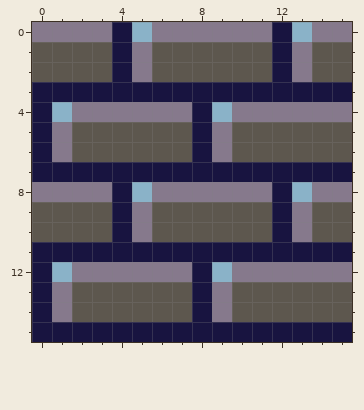
Two states of a pixel-art sprite, gfx/brick.png. Above is the file before it was changed.
The file is 64x64 pixels, drawn in blocks of 4x4; one block is one cell here.
New version:
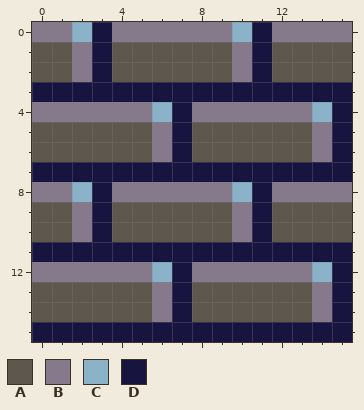
Palette (. is transparent): A #5d574e  B #86798c  C #8ab2c8  D #181440
From old to new:
y 0: x 2..5 BBDC -> CDBB; x 10..13 BBDC -> CDBB
y 1..2: x 2..5 AADB -> BDAA; x 10..13 AADB -> BDAA
y 4: x 0..1 DC -> BB; x 6..9 BBDC -> CDBB; x 14..15 BB -> CD
y 5..6: x 0..1 DB -> AA; x 6..9 AADB -> BDAA; x 14..15 AA -> BD
y 8: x 2..5 BBDC -> CDBB; x 10..13 BBDC -> CDBB
y 9..10: x 2..5 AADB -> BDAA; x 10..13 AADB -> BDAA
y 12: x 0..1 DC -> BB; x 6..9 BBDC -> CDBB; x 14..15 BB -> CD
y 13..14: x 0..1 DB -> AA; x 6..9 AADB -> BDAA; x 14..15 AA -> BD
